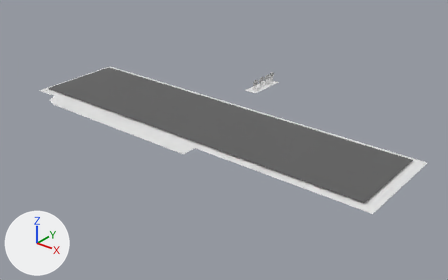
Before and after pictures for a commit that changed the Blender file lyddaero/lydd-airport.blend.
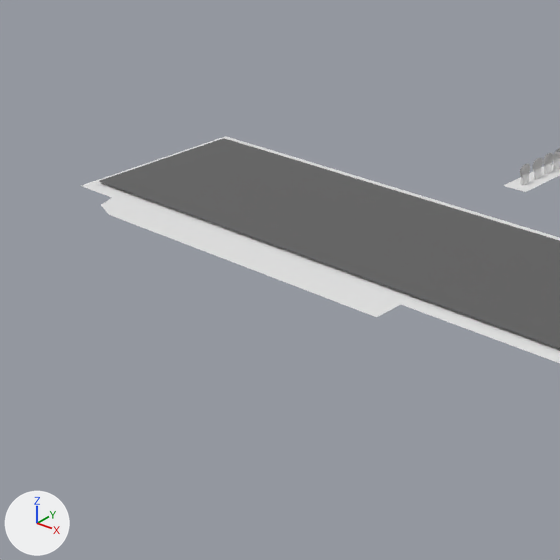
Each version is shown whole from a 50 mm lens placed at (1044.0, -1326.0, 779.0), pointed at (-47.0, 37.0, -66.0), then close up on the part from 0% to 61% of the width and 0% to 97% of the height. Arrows for +X, +Y and +Z are at lower left; the lights stay in place.

In view in the first close-up: 'Twy A', 'grass', 'rwy12/03'.
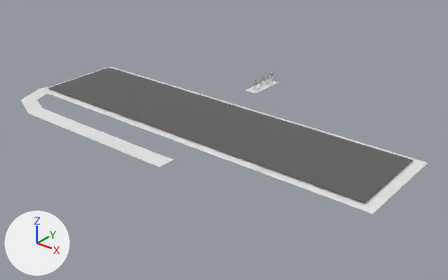
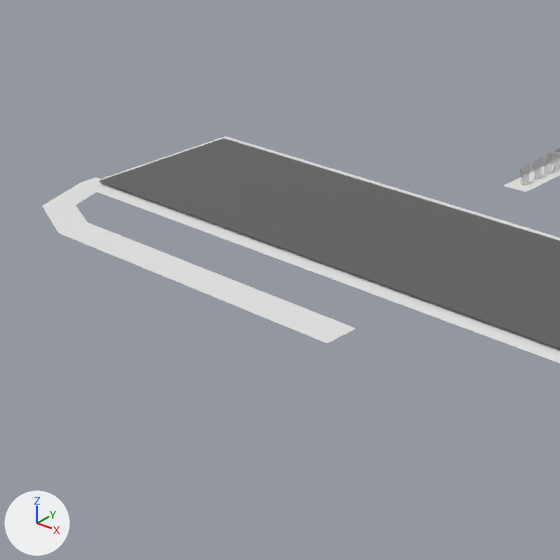
Pixel boxes (x1, y1, x2, y2) of what changed, in the close-ups (560 x 560 px):
'Twy A', moved: before (101, 198, 401, 317); after (42, 177, 356, 344)

The change, as a diff of the scene's bpy script:
```diff
--- a/lyddaero/lydd-airport.blend.py
+++ b/lyddaero/lydd-airport.blend.py
@@ ob_twy_a @@
 ob_twy_a = bpy.data.objects.new('Twy A', me_plane_001)
-ob_twy_a.location = (-568.0, -183.0, 0.0)
+ob_twy_a.location = (-568.0, -278.0, 0.0)
 ob_twy_a.scale = (30.9, 26.9, -0.32)
```
